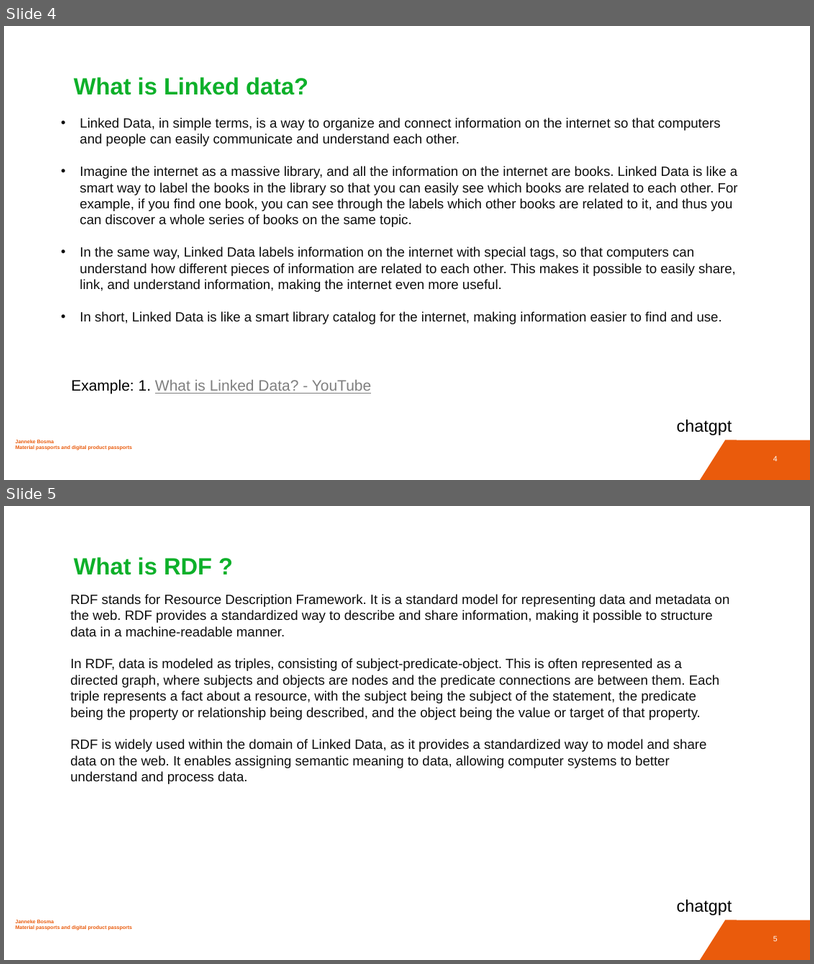
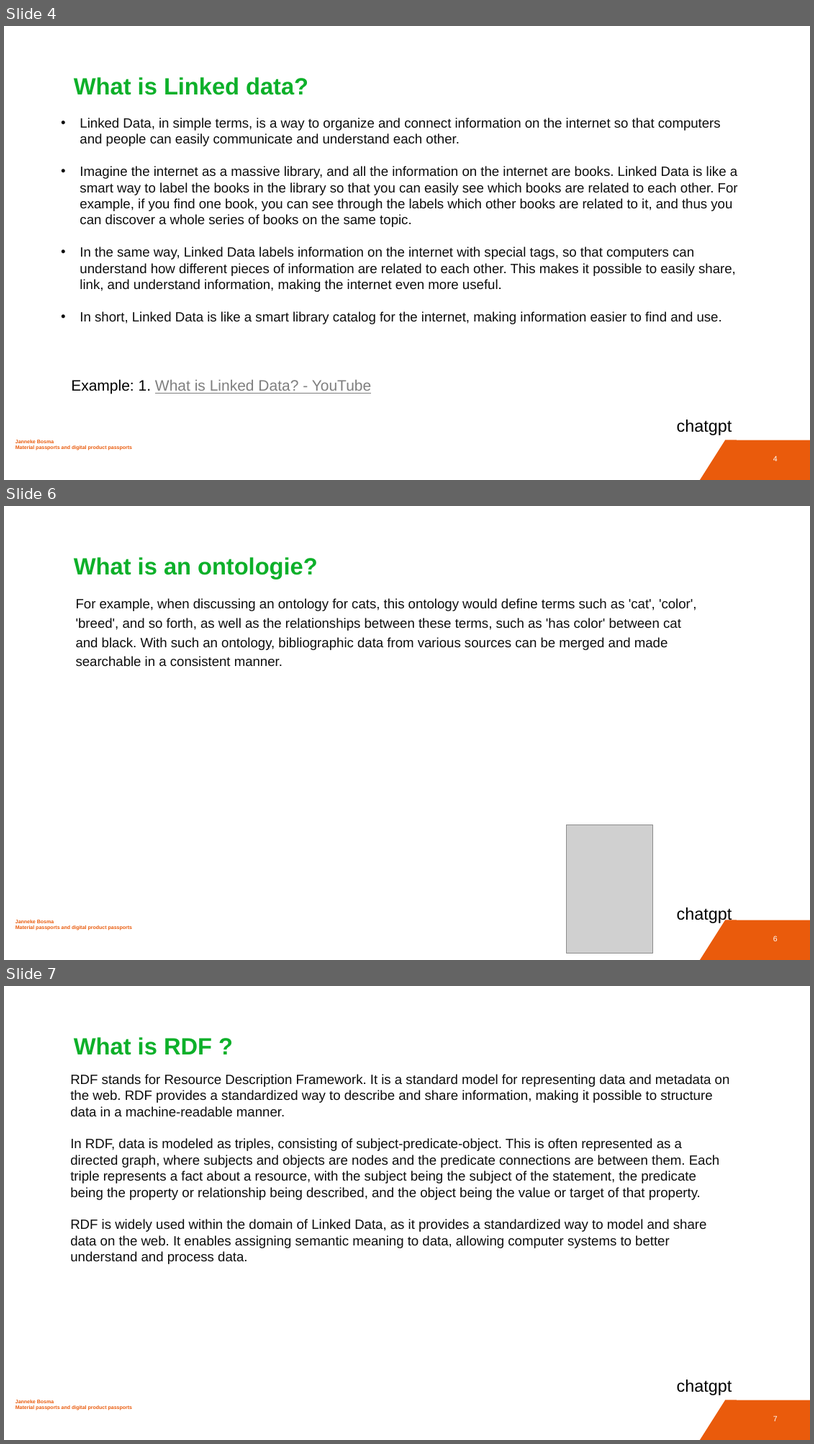
Before and after one commit to JannekeBosma/DPP, a slide deck: EN - Deel 2 Explanation DPP and validationtool.pptx. Shown one above the other, each under a label of ours: slides 4 and 5 before the commit, slides 4, 6 and 7 after it; the slides between them are not shown. The pictures are 814x964 and 814x1444 pixels, drawn with LibreOffice and Linux fonts; fonts in the diff are those of the drawing; grey boxes stand for pictures. Boxes give left, top, right and bottom in pixels: in the first picture for what was removed or moved away, otherwise in the second. Text is boxed around its words. In the diff, an @@ line names an element or a change of style, - is before the commit and + after.

```diff
--- a/EN - Deel 2 Explanation DPP and validationtool.pptx
+++ b/EN - Deel 2 Explanation DPP and validationtool.pptx
@@ slide 6 added at (4, 506, 810, 960), background #FFFFFF; not listed: 3 template elements that a slide beside it also shows @@
@@ title added at (74, 557, 318, 579), 28 pt, text #0DB02A, bold @@
+What is an ontologie?
@@ text added at (76, 598, 697, 666), 16 pt, text #0D0D0D @@
+For example, when discussing an ontology for cats, this ontology would define terms such as 'cat', 'color', 'breed', and so forth, as well as the relationships between these terms, such as 'has color' between cat and black. With such an ontology, bibliographic data from various sources can be merged and made searchable in a consistent manner.
@@ picture added at (567, 824, 653, 953) @@
@@ text added at (677, 907, 733, 924), 20 pt, text #000000 @@
+chatgpt
@@ what was slide 5 is now slide 7 @@
@@ page number at (774, 1415, 778, 1421): text changed @@
-5
+7
```
Also in this commit, not shown: 1 slide changed, 1 other slide added, 1 other file.
